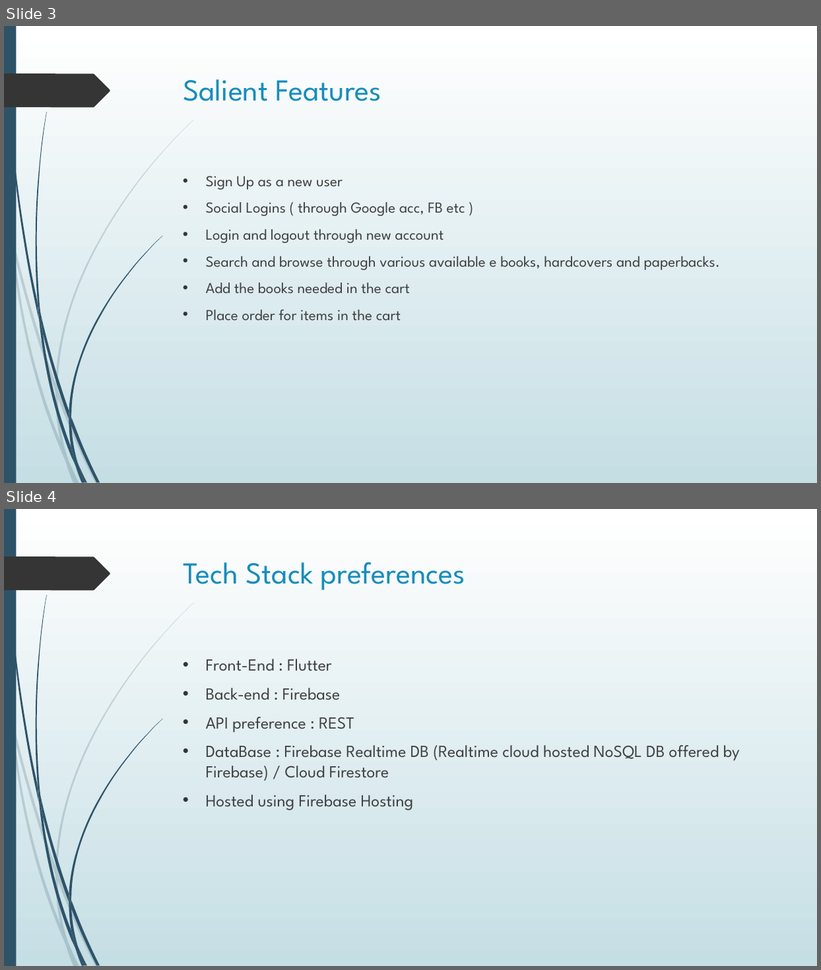
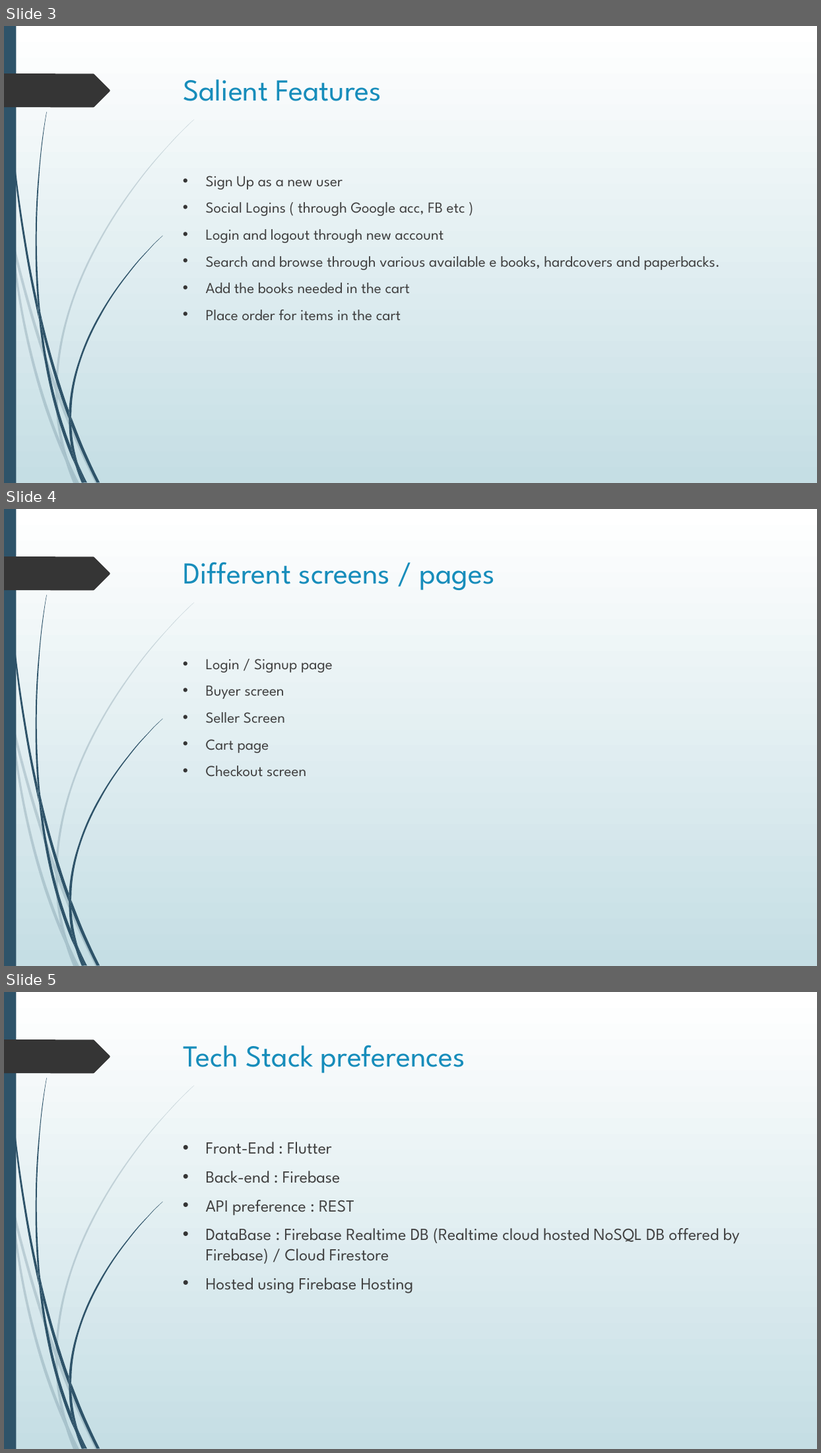
Before and after one commit to CPAD2021SecA/SecAGroup03, a slide deck: CPAD Assignment 1.pptx. Shown one above the other, each under a label of ours: slides 3 and 4 before the commit, slides 3, 4 and 5 after it. The pictures are 821x970 and 821x1453 pixels, drawn with LibreOffice and Linux fonts; fonts in the diff are those of the drawing. Boxes give left, top, right and bottom in pixels: in the first picture for what was removed or moved away, otherwise in the second. Text is boxed around its words. In the diff, an @@ line names an element or a change of style, - is before the commit and + after.

Commit message:
Adding different pages of app to ppt

```diff
--- a/CPAD Assignment 1.pptx
+++ b/CPAD Assignment 1.pptx
@@ slide 4 added at (x1=4, y1=509, x2=817, y2=966), background gradient #FFFFFF to #C5DEE5; not listed: 24 template elements that a slide beside it also shows @@
@@ title added at (x1=183, y1=562, x2=495, y2=590), 36 pt, text #178DBB @@
+Different screens / pages
@@ text added at (x1=206, y1=659, x2=333, y2=777), 18 pt, text #404040 @@
+• Login / Signup page
+• Buyer screen
+• Seller Screen
+• Cart page
+• Checkout screen
@@ what was slide 4 is now slide 5 @@
```
